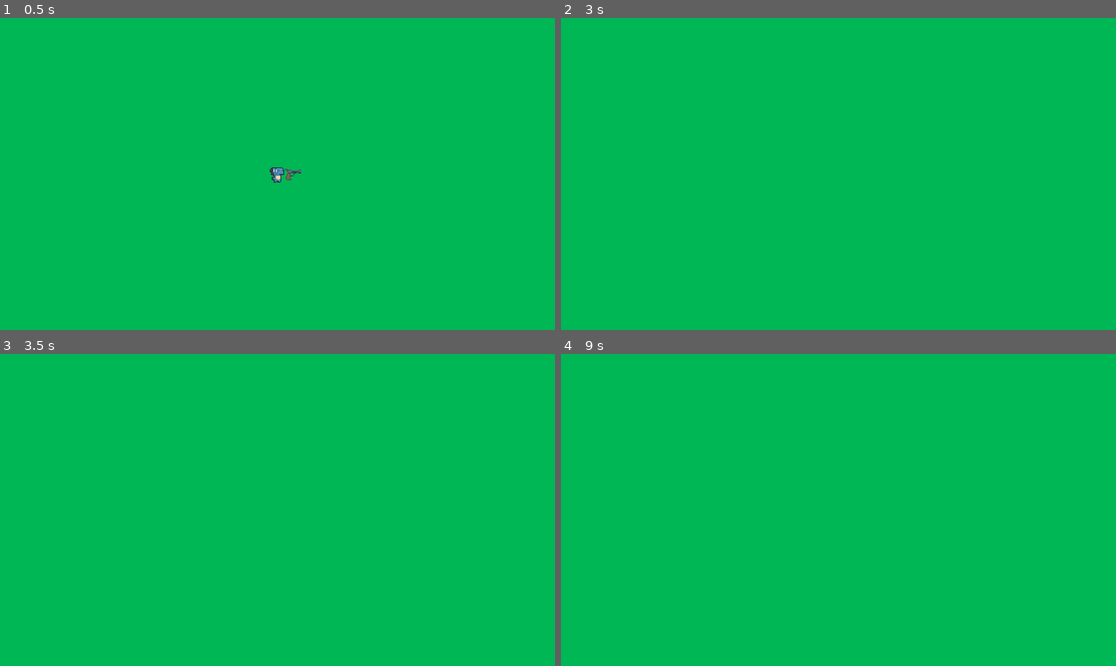
Above: before the commit, frames 1-4 (two rows, left to right).
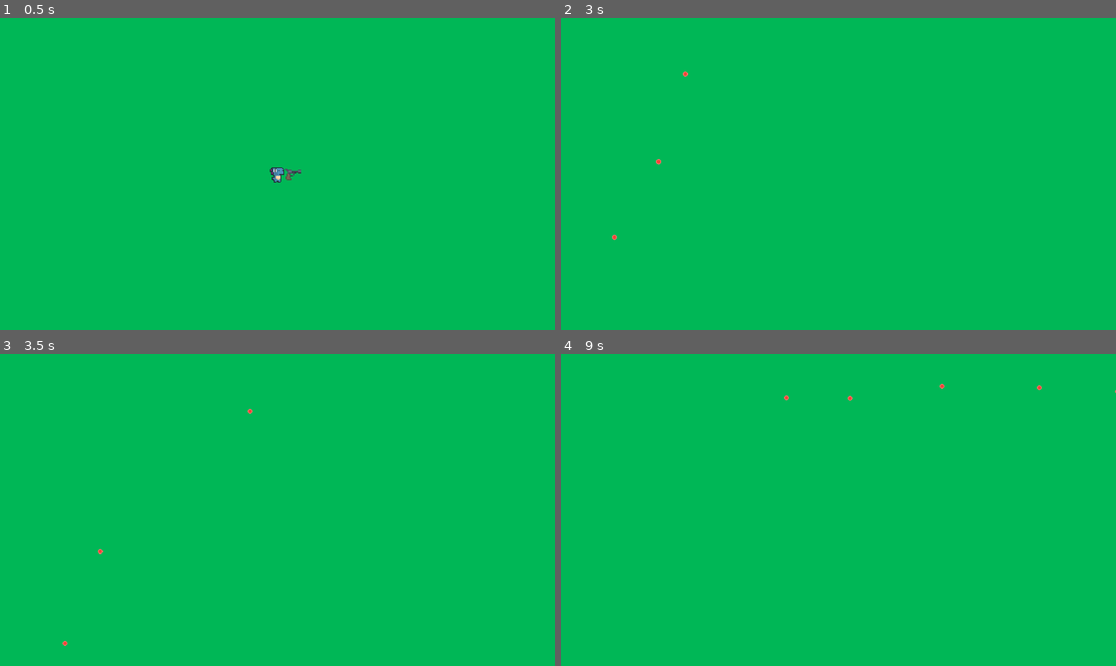
Above: after the commit, the same moments.

Repository: zeezer-xd/Hungry-Cheetah
Game: Godot game, scene res://Scenes/game_scene.tscn
Two runs of this game, one before a commit and one after it. Both use one fixed random seed, a clock stepped at 60 frames per second and the inputs below.
Inputs (mouse positions are in pixels of both pictures, inside the frame that each line leads up to):
- Up to frame 1 (0.5 s): no input
- Up to frame 2 (3 s): move the mouse to (810, 236) at 0.52 s; press the mouse at (810, 236) at 0.53 s; hold W (move_up) 0.53-2.03 s; move the mouse to (1005, 220) at 1.27 s; release the mouse at (1005, 220) at 1.28 s; tap Space (dash) at 1.35 s; click (1005, 220) at 1.55 s; tap Enter at 2 s; move the mouse to (672, 127) at 2.02 s; press the mouse at (672, 127) at 2.03 s; hold A (move_left) from 2.03 s (still down); move the mouse to (866, 174) at 2.77 s; release the mouse at (866, 174) at 2.78 s; click (866, 174) at 2.85 s
- Up to frame 3 (3.5 s): keep holding A (move_left)
- Up to frame 4 (9 s): tap Space (dash) at 3.5, 3.6, 5, 5.85, 6.5, 8.1 s; move the mouse to (755, 432) at 3.52 s; release A (move_left) at 3.53 s; press the mouse at (755, 432) at 3.53 s; hold S (move_down) 3.53-4.28 s; tap Enter at 4.25, 5.75 s; move the mouse to (960, 494) at 4.27 s; release the mouse at (960, 494) at 4.28 s; hold D (move_right) 4.28-5.03 s; click (960, 494) at 4.35 s; move the mouse to (727, 525) at 5.02 s; press the mouse at (727, 525) at 5.03 s; hold W (move_up) 5.03-5.78 s; move the mouse to (894, 441) at 5.77 s; release the mouse at (894, 441) at 5.78 s; hold D (move_right) 5.78-8.03 s; click (894, 441) at 6.05 s; move the mouse to (810, 572) at 6.52 s; press the mouse at (810, 572) at 6.53 s; move the mouse to (1005, 556) at 7.27 s; release the mouse at (1005, 556) at 7.28 s; click (1005, 556) at 7.35 s; move the mouse to (672, 463) at 8.02 s; press the mouse at (672, 463) at 8.03 s; hold S (move_down) 8.03-8.78 s; move the mouse to (866, 510) at 8.77 s; release the mouse at (866, 510) at 8.78 s; hold A (move_left) from 8.78 s (still down); click (866, 510) at 8.85 s

Frame 1 is identical in both runs. In frame 2, less than 0.1% of the frame differs, in the area x 9-23%, y 17-72%; in frame 3, less than 0.1%; in frame 4, less than 0.1%, in the area x 40-100%, y 9-15%.

Commit message:
Firing + Reload
Added a bullet firing mechanic. Also added Reload mechanic. Made the magazine size 12 and reload time 3 secs. So when 12 bullets are fired, it takes 3 seconds to be able to shoot again.

Diff:
--- /dev/null
+++ b/Scenes/bullet.tscn
@@ -0,0 +1,22 @@
+[gd_scene load_steps=4 format=3 uid="uid://drg6fk5fkwwyi"]
+
+[ext_resource type="Script" uid="uid://c4o2q4a477073" path="res://Scripts/bullet.gd" id="1_oduel"]
+[ext_resource type="Texture2D" uid="uid://c478n5upgod3d" path="res://Assets/bullet.png" id="1_xjght"]
+
+[sub_resource type="CircleShape2D" id="CircleShape2D_xjght"]
+radius = 479.657
+
+[node name="Bullet" type="Area2D"]
+script = ExtResource("1_oduel")
+
+[node name="Sprite2D" type="Sprite2D" parent="."]
+position = Vector2(0, -3.55271e-15)
+scale = Vector2(0.0140823, 0.0140823)
+texture = ExtResource("1_xjght")
+
+[node name="CollisionShape2D" type="CollisionShape2D" parent="."]
+rotation = 3.14159
+scale = Vector2(0.00625447, 0.00625447)
+shape = SubResource("CircleShape2D_xjght")
+
+[connection signal="body_entered" from="." to="." method="_on_body_entered"]
--- a/Scenes/game_scene.tscn
+++ b/Scenes/game_scene.tscn
@@ -1,6 +1,7 @@
-[gd_scene load_steps=2 format=3 uid="uid://dgoww86h85ocm"]
+[gd_scene load_steps=3 format=3 uid="uid://dgoww86h85ocm"]
 
 [ext_resource type="PackedScene" uid="uid://buf2wtcrdukhc" path="res://Scenes/player.tscn" id="1_x87qo"]
+[ext_resource type="PackedScene" uid="uid://drg6fk5fkwwyi" path="res://Scenes/bullet.tscn" id="2_b6fju"]
 
 [node name="game_scene" type="Node2D"]
 
@@ -9,3 +10,5 @@
 
 [node name="Camera2D" type="Camera2D" parent="."]
 zoom = Vector2(2, 2)
+
+[node name="Bullet" parent="." instance=ExtResource("2_b6fju")]
--- a/Scenes/gun.gd
+++ /dev/null
@@ -1,10 +0,0 @@
-extends Node2D
-
-func _physics_process(delta):
-	var mouse_pos = get_global_mouse_position()
-	var player_pos = global_position
-	if mouse_pos.x > player_pos.x:
-		%gun_sprite.flip_v = false
-	if mouse_pos.x < player_pos.x:
-		%gun_sprite.flip_v = true
-	look_at(get_global_mouse_position())
--- a/Scenes/player.tscn
+++ b/Scenes/player.tscn
@@ -1,9 +1,10 @@
-[gd_scene load_steps=17 format=3 uid="uid://buf2wtcrdukhc"]
+[gd_scene load_steps=18 format=3 uid="uid://buf2wtcrdukhc"]
 
 [ext_resource type="Script" uid="uid://b0372jsk6le5l" path="res://Scripts/player_movement.gd" id="1_cvnsp"]
 [ext_resource type="Texture2D" uid="uid://q1ns0yydliv" path="res://Assets/DinoSprites - doux.png" id="1_v0iea"]
-[ext_resource type="Script" uid="uid://7hr5deoovobx" path="res://Scenes/gun.gd" id="3_fkybt"]
+[ext_resource type="Script" uid="uid://7hr5deoovobx" path="res://Scripts/gun.gd" id="3_fkybt"]
 [ext_resource type="Texture2D" uid="uid://banflp8pfakik" path="res://Assets/Sprite-0001.png" id="3_vgqql"]
+[ext_resource type="PackedScene" uid="uid://drg6fk5fkwwyi" path="res://Scenes/bullet.tscn" id="4_fkybt"]
 
 [sub_resource type="AtlasTexture" id="AtlasTexture_cvnsp"]
 atlas = ExtResource("1_v0iea")
@@ -107,8 +108,12 @@
 
 [node name="gun" type="Node2D" parent="."]
 script = ExtResource("3_fkybt")
+bullet_scene = ExtResource("4_fkybt")
 
 [node name="gun_sprite" type="Sprite2D" parent="gun"]
 unique_name_in_owner = true
 texture = ExtResource("3_vgqql")
 offset = Vector2(16, 0)
+
+[node name="GunMuzzle" type="Node2D" parent="gun"]
+position = Vector2(24, -2)
--- /dev/null
+++ b/Scripts/bullet.gd
@@ -0,0 +1,18 @@
+extends Area2D
+
+@export var speed: float = 500.0
+var direction: Vector2 = Vector2.ZERO
+
+func _ready() -> void:
+	# Delete the bullet after 2 seconds automatically
+	await get_tree().create_timer(2.0).timeout
+	if is_instance_valid(self):
+		queue_free()
+
+func _physics_process(delta: float) -> void:
+	# Move the bullet
+	position += direction * speed * delta
+
+func _on_body_entered(body: Node) -> void:
+	# For now just remove the bullet when it hits anything
+	queue_free()
--- /dev/null
+++ b/Scripts/gun.gd
@@ -0,0 +1,73 @@
+extends Node2D
+
+@export var bullet_scene: PackedScene   # drag your bullet.tscn here in Inspector
+@onready var gun_sprite: Sprite2D = $gun_sprite
+@onready var gun_muzzle: Node2D = $GunMuzzle
+
+@export var fire_rate: float = 0.2   # time between shots (seconds)
+var shooting: bool = false
+var can_shoot: bool = true
+
+@export var mag_size: int = 12          # how many bullets before reload
+@export var reload_time: float = 3.0    # reload delay in seconds
+var bullets_left: int                   # how many bullets are currently in mag
+
+func _ready() -> void:
+	bullets_left = mag_size   # start with a full magazine
+
+
+
+func _process(delta: float) -> void:
+	# Make the gun aim at the mouse
+	var mouse_pos = get_global_mouse_position()
+	look_at(mouse_pos)
+
+	# Flip sprite vertically if aiming left
+	if mouse_pos.x < global_position.x:
+		gun_sprite.flip_v = true
+	else:
+		gun_sprite.flip_v = false
+
+	# Handle shooting input
+	if Input.is_action_pressed("shoot") and not shooting:
+		shooting = true
+		start_shooting()
+	elif not Input.is_action_pressed("shoot") and shooting:
+		shooting = false
+
+
+func start_shooting() -> void:
+	# Shooting loop
+	await get_tree().process_frame
+	while shooting:
+		if can_shoot and bullet_scene and gun_muzzle:
+			if bullets_left > 0:
+				shoot()
+				can_shoot = false
+				await get_tree().create_timer(fire_rate).timeout
+				can_shoot = true
+			else:
+				await reload()
+		await get_tree().process_frame
+
+
+func shoot() -> void:
+	var bullet = bullet_scene.instantiate()
+	get_tree().current_scene.add_child(bullet)
+
+	bullet.global_position = gun_muzzle.global_position
+
+	var dir: Vector2 = (get_global_mouse_position() - gun_muzzle.global_position).normalized()
+	bullet.direction = dir
+	bullet.global_position += dir * 8.0
+
+	bullets_left -= 1   # use one bullet
+	print("Fired! Bullets left: ", bullets_left)
+
+func reload() -> void:
+	print("Reloading...")
+	can_shoot = false
+	await get_tree().create_timer(reload_time).timeout
+	bullets_left = mag_size
+	can_shoot = true
+	print("Reload complete! Bullets reset to: ", bullets_left)
--- a/project.godot
+++ b/project.godot
@@ -41,6 +41,11 @@
 "events": [Object(InputEventKey,"resource_local_to_scene":false,"resource_name":"","device":-1,"window_id":0,"alt_press …(191 unchanged characters)…
 ]
 }
+shoot={
+"deadzone": 0.2,
+"events": [Object(InputEventMouseButton,"resource_local_to_scene":false,"resource_name":"","device":-1,"window_id":0,"alt_pressed":false,"shift_pressed":false,"ctrl_pressed":false,"meta_pressed":false,"button_mask":0,"position":Vector2(0, 0),"global_position":Vector2(0, 0),"factor":1.0,"button_index":1,"canceled":false,"pressed":false,"double_click":false,"script":null)
+]
+}
 
 [rendering]
 
Binary file added: Assets/bullet.png
Not shown, added: Assets/bullet.png.import
Not shown, added: Scripts/bullet.gd.uid
Renamed: Scenes/gun.gd.uid -> Scripts/gun.gd.uid
